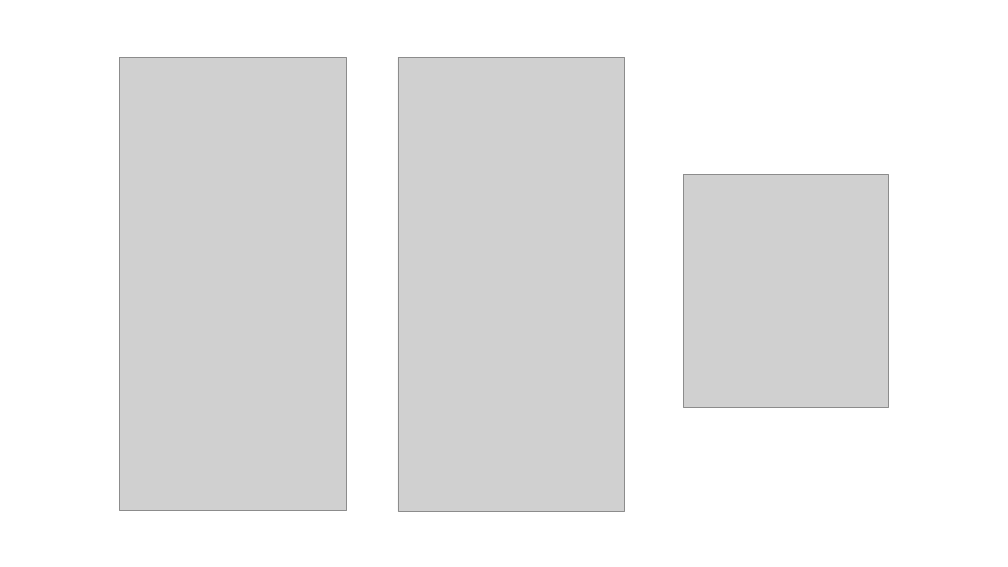
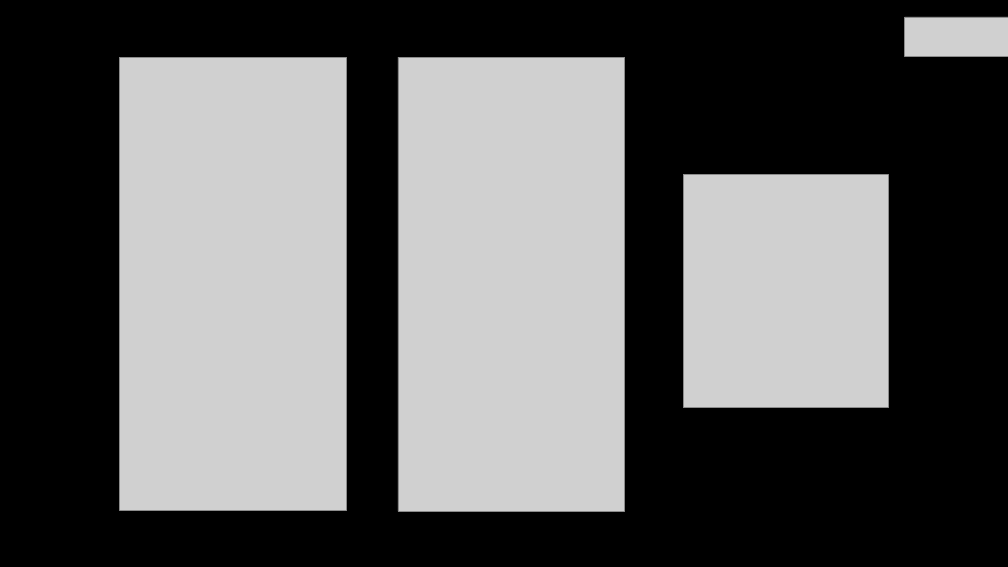
Before and after one commit to ramprasad-bharadwaj/PRISM-NeRF-Project, a slide deck: slide 14 of NeRF GenAI Rendered Models.pptx. Drawn at 1008x567 pixels with LibreOffice and Linux fonts; fonts in the diff are those of the drawing; grey boxes stand for pictures; background and template pictures are left out. Boxes give left, top, right and bottom in pixels: in the first picture for what was removed or moved away, otherwise in the second. Text is boxed around its words. In the diff, an @@ line names an element or a change of style, - is before the commit and + after.

```diff
--- a/NeRF GenAI Rendered Models.pptx
+++ b/NeRF GenAI Rendered Models.pptx
@@ background #FFFFFF to picture (left out) @@
@@ picture added at [905,17,1008,56] @@
```
Also in this commit, not shown: 12 other slides changed, 1 other file.
